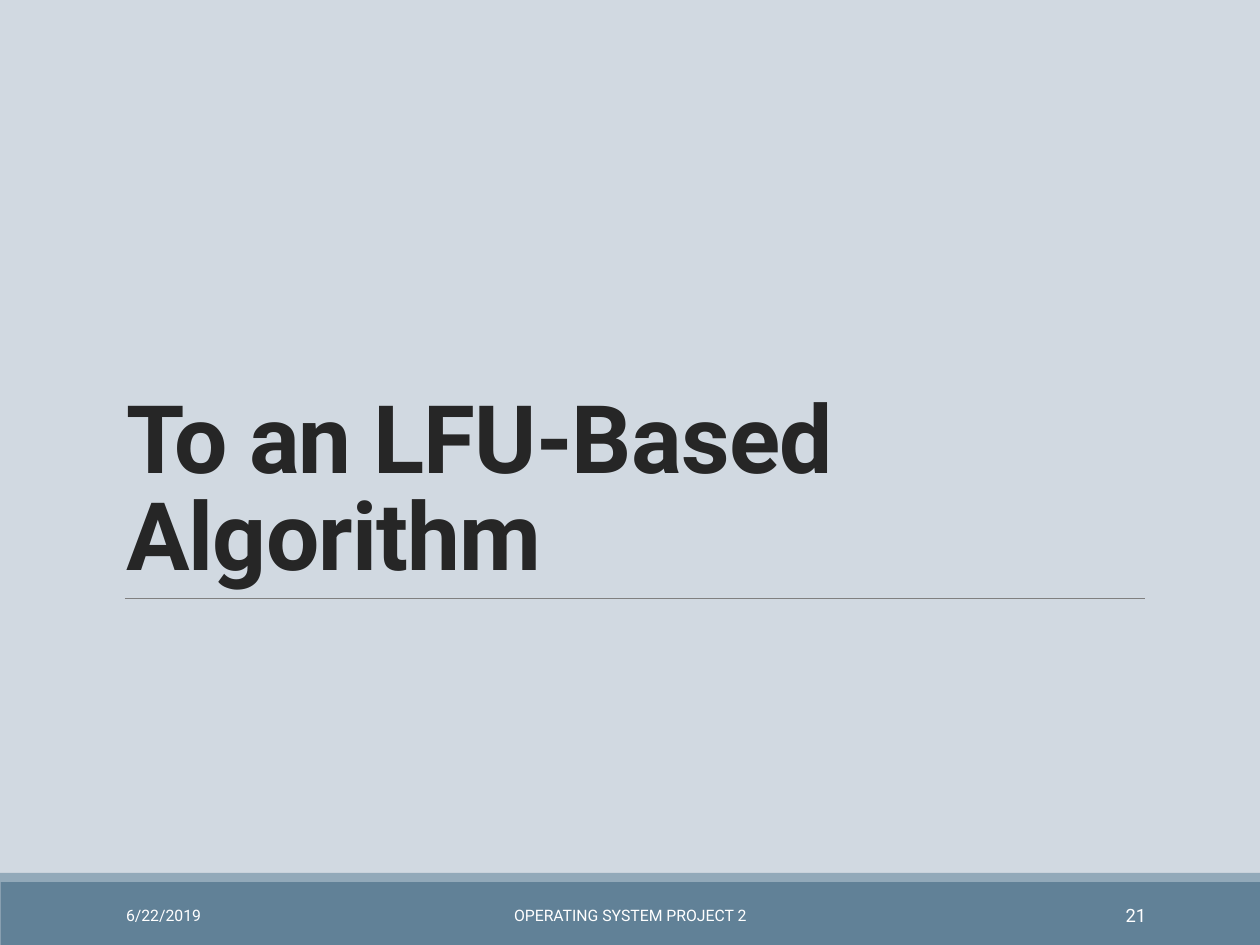
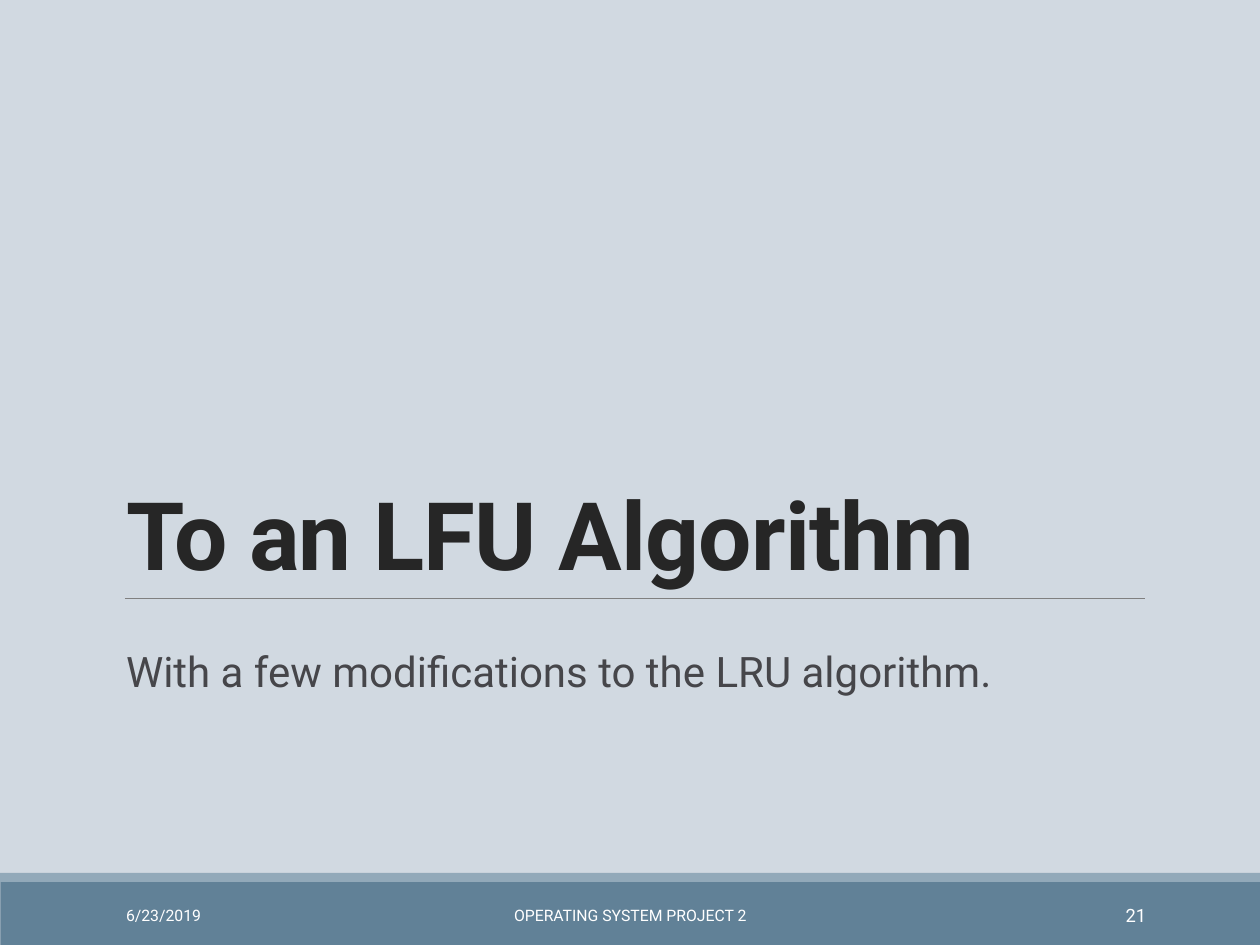
Before and after one commit to wzh99/OSProject, a slide deck: slide 21 of Project2/prj2pre.pptx. Drawn at 1260x945 pixels with LibreOffice and Linux fonts; fonts in the diff are those of the drawing. Boxes give left, top, right and bottom in pixels: in the first picture for what was removed or moved away, otherwise in the second. Text is boxed around its words. In the diff, an @@ line names an element or a change of style, - is before the commit and + after.

```diff
--- a/Project2/prj2pre.pptx
+++ b/Project2/prj2pre.pptx
@@ title at (x1=126, y1=499, x2=974, y2=590): text changed @@
-To an LFU-Based Algorithm
+To an LFU Algorithm
@@ text added at (x1=126, y1=655, x2=992, y2=696), 24 pt, text #46464A @@
+With a few modifications to the LRU algorithm.
@@ text at (x1=126, y1=909, x2=201, y2=922): text changed @@
-6/22/2019
+6/23/2019
```
Also in this commit, not shown: 32 other slides changed, 1 other file.
